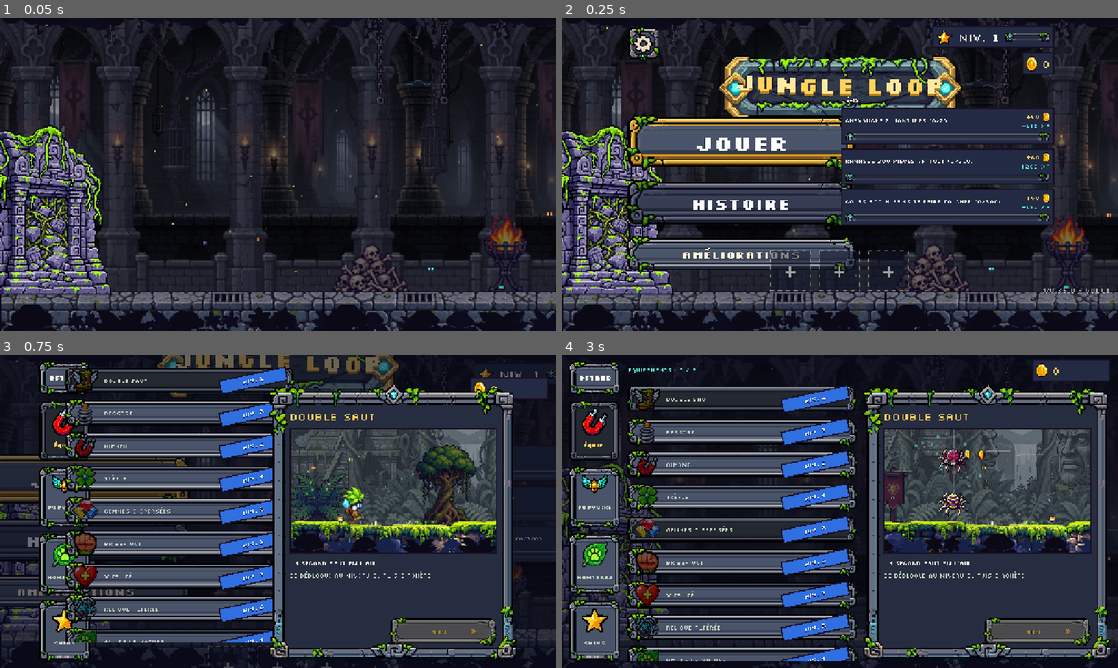
Above: before the commit, frames 1-4 (two rows, left to right).
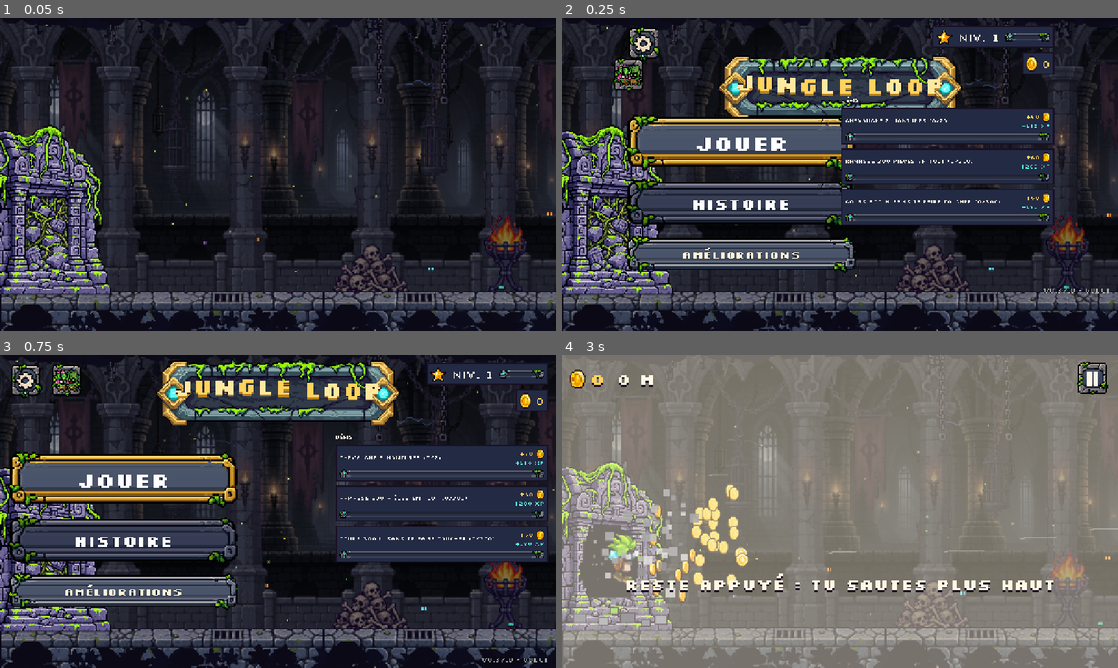
Above: after the commit, the same moments.

Repository: burnout293/Jungle-Loop
Game: Godot game, scene res://scenes/main.tscn
Same seed, same stepped clock (60 frames per second), same inputs: the game is played once before the commit and once after it.
Inputs (mouse positions are in pixels of both pictures, inside the frame that each line leads up to):
- Up to frame 1 (0.05 s): no input
- Up to frame 2 (0.25 s): no input
- Up to frame 3 (0.75 s): click (227, 639) at 0.5 s, where only the run before the commit has a clickable "+"
- Up to frame 4 (3 s): click (684, 480) at 1.25 s, where only the run after the commit has a clickable "Jouer"; tap Enter at 2 s; move the mouse to (962, 495) at 2.02 s; hold Up 2.03-2.75 s; tap Z at 2.1 s; click (962, 495) at 2.17 s; tap Space at 2.27, 2.57 s; drag from (728, 527) to (812, 574) at 2.77 s

Frame 1 is identical in both runs. In frame 2, 1.2% of the frame differs, in the area x 9-91%, y 13-88%; in frame 3, 66%; in frame 4, 96%, in the area x 0-100%, y 0-100%.

Commit message:
Godot 0.37.0: server online, home shows only the equipped items, tests never reach the real server
- reglages/reseau.txt: the deployed server's address (the Amis button appears)
- home: the equipped items' pictures alone, no frame nor empty dashed place
- Net.set_from_args: --test / ?test and --bac / ?bac stay offline unless an address is given on purpose

Co-Authored-By: Claude Opus 5.5 <noreply@anthropic.com>

Diff:
--- a/scripts/bench.gd
+++ b/scripts/bench.gd
@@ -7,6 +7,7 @@
 
 var main: Node
 var tour_i := 0
+var saved_loadout := []
 var opts := {"showcase": false, "quality": "", "prof": false, "tour": false, "seconds": 30.0, "shots": "", "start": 0.0, "god": false, "up": [], "mode": "story", "mount": "", "screen": "", "ride": "", "biome": -1, "still": false, "hitbox": false, "coop": "", "room": "", "mate": ""}
 var t := 0.0
 var next_press := 0.6
@@ -199,6 +200,7 @@
 		[7.7, "toggle", "tg-font"], [8.6, "shot", "09-settings-pixel-again"],
 		[8.7, "confirm", ""], [9.2, "shot", "10-confirm"], [9.3, "close", ""],
 		[9.4, "go", "menu"], [10.2, "equip", "magnet"], [10.4, "slot", "magnet"], [10.8, "shot", "11-menu-slot"],
+		[10.82, "loadout", "magnet boots tnt"], [10.84, "slot", "boots"], [10.95, "shot", "11b-menu-three"], [10.96, "loadout", "-"], [10.97, "slot", "boots"],
 		[11.0, "play", ""], [11.05, "give", "tnt boots slow dash"],
 		[12.0, "touch", "0 down game"], [12.05, "check", "hold"], [12.3, "touch", "1 down btn-pause"], [12.35, "check", "state"],
 		[12.4, "touch", "0 up game"], [12.45, "check", "hold"], [12.5, "resume", ""], [13.5, "shot", "12-play"],
@@ -276,6 +278,15 @@
 					SaveData.toggle_equip(main.save, arg)
 				main.refresh_menu()
 			"slot": main._slot_info(arg)
+			"loadout":                                  # three items on the home screen for a picture ("-": back as they were)
+				if arg == "-":
+					main.save["equipped"] = saved_loadout
+				else:
+					saved_loadout = main.save["equipped"].duplicate()
+					for id in arg.split(" "):
+						main.save["upgrades"][id] = maxi(1, int(main.save["upgrades"].get(id, 0)))
+					main.save["equipped"] = Array(arg.split(" "))
+				main.refresh_menu()
 			"play":
 				main.save["seenIntro"] = true
 				main.save["best"] = 0
--- a/scripts/main.gd
+++ b/scripts/main.gd
@@ -3,7 +3,7 @@
 ## The screen is 1280 x 720 units, shown in 16:9 with bars around it (project settings); one art
 ## pixel is U units, and the interface is measured in art pixels like the web version's (--ui).
 
-const VERSION := "0.36.0"
+const VERSION := "0.37.0"
 const U := 2.25
 const W := 1280.0
 const H := 720.0
@@ -460,8 +460,6 @@
 	styles["box-sel-down"] = _down(_flat(Color("#2c3558").darkened(0.1), GOLD))
 	styles["pane"] = _flat(Color(24 / 255.0, 30 / 255.0, 54 / 255.0, 0.96))
 	styles["pane"].set_content_margin_all(a(9))
-	styles["slot"] = _flat(Color(16 / 255.0, 20 / 255.0, 40 / 255.0, 0.5), Color(0, 0, 0, 0))   # its dashed edge is drawn by the slot itself
-	styles["slot-full"] = _flat(Color("#2b3358"), GOLD, 2)
 
 # ---------- widgets ----------
 
@@ -1001,6 +999,7 @@
 	w["menu-info"].z_index = 4
 	s.add_child(w["menu-info"])
 	w["menu-loadout"] = _hbox(M)
+	w["menu-loadout"].alignment = BoxContainer.ALIGNMENT_CENTER   # one or two items stay in the middle
 	_place(w["menu-loadout"], 212.5, 320 - M - 42, 150, 42)
 	s.add_child(w["menu-loadout"])
 	var version = _label("v" + VERSION + " · Godot", roundi(7 * U), DIM, 1)
@@ -1497,62 +1496,38 @@
 	_quest_cards(w["menu-quests"])
 	for ch in w["menu-loadout"].get_children():
 		ch.queue_free()
-	for i in 3:                                  # the three slots: what goes on the next run
-		var id: String = save["equipped"][i] if i < save["equipped"].size() else ""
+	for i in mini(3, save["equipped"].size()):       # what goes on the next run: only the items equipped,
+		var id: String = save["equipped"][i]         # their pictures alone (no frame, no empty place)
 		var slot = Button.new()
 		slot.focus_mode = Control.FOCUS_NONE
 		slot.custom_minimum_size = Vector2(a(42), a(42))
-		if id != "":                                 # filled: the kit's stone square, the picture inside its frame
-			slot.add_theme_stylebox_override("normal", _kit_box("sq-blank-42", [0, 0, 0, 0], [7, 7, 7, 7]))
-			slot.add_theme_stylebox_override("hover", _kit_box("sq-blank-42", [0, 0, 0, 0], [7, 7, 7, 7], Color(1.12, 1.12, 1.12)))
-			slot.add_theme_stylebox_override("pressed", _down(_kit_box("sq-blank-42", [0, 0, 0, 0], [7, 7, 7, 7], Color(0.85, 0.85, 0.85))))
-		else:
-			for k in ["normal", "hover", "pressed"]:
-				slot.add_theme_stylebox_override(k, styles["slot"])
+		var bare = StyleBoxEmpty.new()
+		bare.set_content_margin_all(a(4))
+		for k in ["normal", "hover", "pressed", "disabled"]:
+			slot.add_theme_stylebox_override(k, bare)
+		var down: StyleBoxEmpty = bare.duplicate()        # pressed: the picture two art pixels lower
+		down.content_margin_top = a(6)
+		down.content_margin_bottom = a(2)
+		slot.add_theme_stylebox_override("pressed", down)
 		slot.add_theme_stylebox_override("focus", StyleBoxEmpty.new())
-		if id != "":
-			slot.icon = icon("ico-" + SaveData.upgrade(id)["icon"])
-			slot.expand_icon = true
-			slot.icon_alignment = HORIZONTAL_ALIGNMENT_CENTER
-		else:
-			slot.text = "+"
-			slot.add_theme_font_size_override("font_size", ts("l"))
-			slot.add_theme_color_override("font_color", Color(1, 248 / 255.0, 230 / 255.0, 0.6))
-		var on_slot = func() -> void:          # an empty slot leads to the shop; a filled one says what it holds
+		slot.icon = icon("ico-" + SaveData.upgrade(id)["icon"])
+		slot.expand_icon = true
+		slot.icon_alignment = HORIZONTAL_ALIGNMENT_CENTER
+		slot.add_theme_color_override("icon_hover_color", Color(1.15, 1.15, 1.15))
+		var on_slot = func() -> void:              # a touch says what it holds
 			Audio.sfx("click")
-			if id == "":
-				tab = "up"
-				go("shop")
-			else:
-				_slot_info(id)
+			_slot_info(id)
 		slot.pressed.connect(on_slot)
-		var outline = func() -> void:
-			if id == "":                         # empty: a dashed place on the scenery
-				var col = Color(1, 248 / 255.0, 230 / 255.0, 0.4)
-				var r = Rect2(Vector2.ZERO, slot.size).grow(-a(0.75))
-				var dash = a(4)
-				var x = r.position.x
-				while x < r.end.x:
-					var x2 = minf(x + dash, r.end.x)
-					slot.draw_line(Vector2(x, r.position.y), Vector2(x2, r.position.y), col, a(1.5))
-					slot.draw_line(Vector2(x, r.end.y), Vector2(x2, r.end.y), col, a(1.5))
-					x += dash * 2
-				var y = r.position.y
-				while y < r.end.y:
-					var y2 = minf(y + dash, r.end.y)
-					slot.draw_line(Vector2(r.position.x, y), Vector2(r.position.x, y2), col, a(1.5))
-					slot.draw_line(Vector2(r.end.x, y), Vector2(r.end.x, y2), col, a(1.5))
-					y += dash * 2
-			if slot.get_meta("sel", false):
-				slot.draw_rect(Rect2(Vector2(-a(3), -a(3)), slot.size + Vector2(a(6), a(6))), INK, false, a(1.5))
-		slot.draw.connect(outline)
 		slot.set_meta("id", id)
 		w["menu-loadout"].add_child(slot)
 
+## The item whose note is open stands out a little (brighter, a touch bigger), without a frame.
 func _mark_slots(id: String) -> void:
 	for sl in w["menu-loadout"].get_children():
-		sl.set_meta("sel", id != "" and sl.get_meta("id", "") == id)
-		sl.queue_redraw()
+		var on: bool = id != "" and sl.get_meta("id", "") == id
+		sl.modulate = Color(1.3, 1.25, 1.1) if on else Color.WHITE
+		sl.pivot_offset = sl.size / 2
+		sl.scale = Vector2.ONE * (1.12 if on else 1.0)
 
 func _slot_info(id: String) -> void:
 	var box: PanelContainer = w["menu-info"]
--- a/scripts/net.gd
+++ b/scripts/net.gd
@@ -41,14 +41,25 @@
 			["coop", "turn mot de passe"]:
 				turn["credential"] = v
 
+## The benches (--test, ?test on this computer) and the throw-away save (--bac, ?bac) never talk to the
+## real server: they would make it players and scores. Only an address given on purpose is used then.
 static func set_from_args() -> void:
-	for a in OS.get_cmdline_user_args():
+	var given := false
+	var args = OS.get_cmdline_user_args()
+	for a in args:
 		if a.begins_with("--net="):
 			url = a.trim_prefix("--net=")
+			given = true
+	var trying: bool = "--test" in args or "--bac" in args
 	if OS.has_feature("web"):
 		var q = JavaScriptBridge.eval("new URLSearchParams(location.search).get('net') || ''")
 		if q is String and q != "":
 			url = q.trim_suffix("/")
+			given = true
+		var t = JavaScriptBridge.eval("(new URLSearchParams(location.search).has('bac') || (['localhost','127.0.0.1'].includes(location.hostname) && new URLSearchParams(location.search).has('test'))) ? 1 : 0", true)
+		trying = trying or int(t) == 1             # (a number: a JavaScript boolean may come back as one)
+	if trying and not given:
+		url = ""
 
 static func enabled() -> bool:
 	return url != ""
Not shown, changed: reglages/reseau.txt
